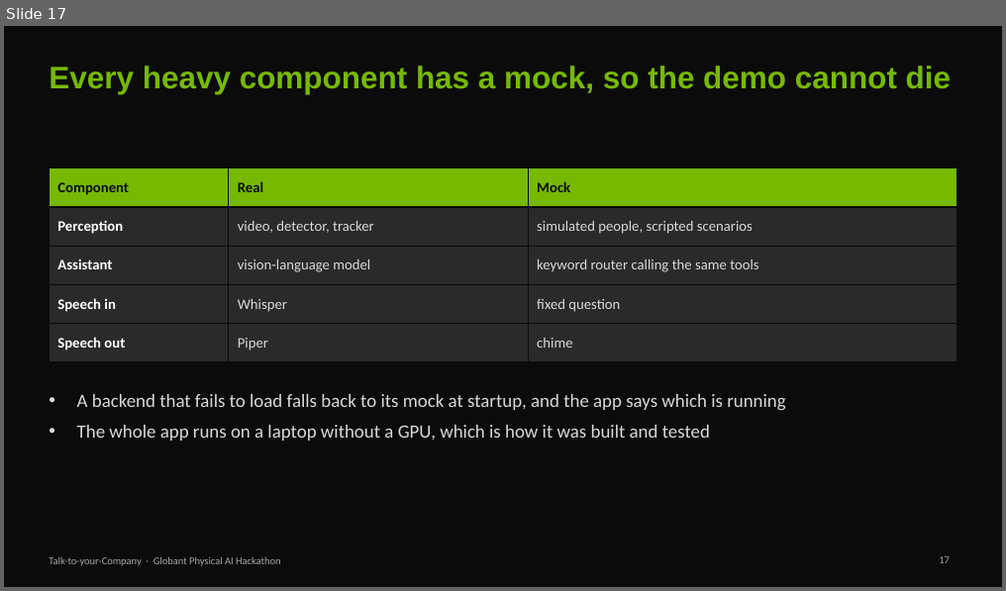
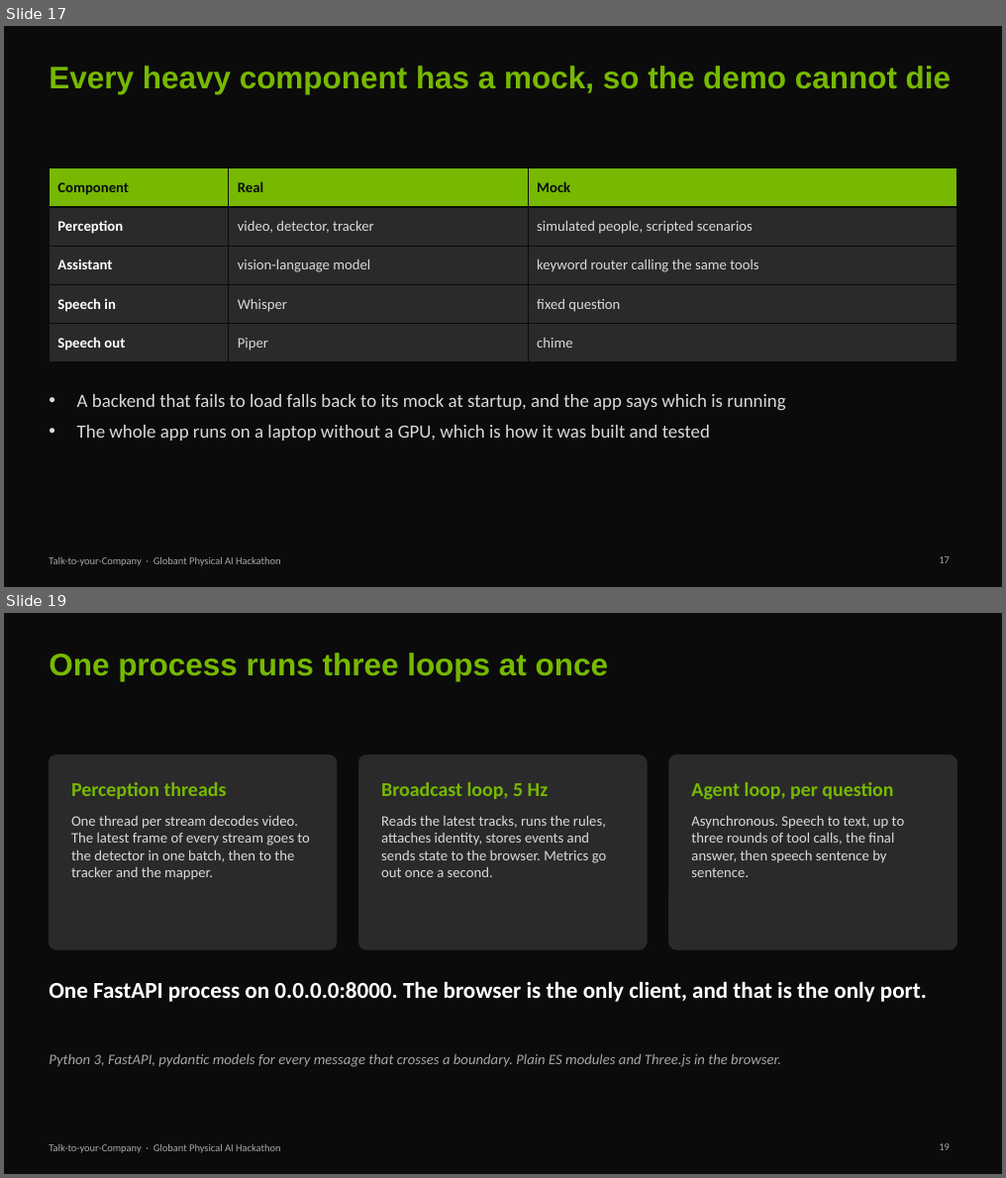
Before and after one commit to Yash-Kavaiya/talk-to-your-company, a slide deck: presentation/talk-to-your-company.pptx. Shown one above the other, each under a label of ours: slide 17 before the commit, slides 17 and 19 after it; the slides between them are not shown. The pictures are 1006x591 and 1006x1178 pixels, drawn with LibreOffice and Linux fonts; fonts in the diff are those of the drawing. Boxes give left, top, right and bottom in pixels: in the first picture for what was removed or moved away, otherwise in the second. Text is boxed around its words. In the diff, an @@ line names an element or a change of style, - is before the commit and + after.

```diff
--- a/presentation/talk-to-your-company.pptx
+++ b/presentation/talk-to-your-company.pptx
@@ slide 19 added at [4, 613, 1002, 1174], background #0B0B0B; not listed: 1 template element that a slide beside it also shows @@
@@ title added at [49, 653, 608, 681], 30 pt, text #76B900, bold @@
+One process runs three loops at once
@@ rounded rectangle added at [49, 756, 337, 950], fill #2A2A2A, outline #2A2A2A 1 pt @@
@@ rounded rectangle added at [358, 756, 647, 950], fill #2A2A2A, outline #2A2A2A 1 pt @@
@@ rounded rectangle added at [669, 756, 957, 950], fill #2A2A2A, outline #2A2A2A 1 pt @@
@@ text added at [71, 782, 227, 799], 19 pt, text #76B900, bold @@
+Perception threads
@@ text added at [381, 782, 548, 799], 19 pt, text #76B900, bold @@
+Broadcast loop, 5 Hz
@@ text added at [691, 782, 893, 800], 19 pt, text #76B900, bold @@
+Agent loop, per question
@@ text added at [71, 816, 310, 880], 14 pt, text #D9D9D9 @@
+One thread per stream decodes video. The latest frame of every stream goes to the detector in one batch, then to the tracker and the mapper.
@@ text added at [381, 816, 607, 877], 14 pt, text #D9D9D9 @@
+Reads the latest tracks, runs the rules, attaches identity, stores events and sends state to the browser. Metrics go out once a second.
@@ text added at [691, 816, 905, 877], 14 pt, text #D9D9D9 @@
+Asynchronous. Speech to text, up to three rounds of tool calls, the final answer, then speech sentence by sentence.
@@ text added at [49, 981, 927, 1002], 22 pt, text #FFFFFF, bold @@
+One FastAPI process on 0.0.0.0:8000. The browser is the only client, and that is the only port.
@@ text added at [49, 1055, 781, 1067], 14 pt, text #A6A6A6, italic @@
+Python 3, FastAPI, pydantic models for every message that crosses a boundary. Plain ES modules and Three.js in the browser.
@@ page number added at [939, 1144, 949, 1151], 10 pt, text #A6A6A6 @@
+19
```
Also in this commit, not shown: 1 slide changed, 13 other slides added, 7 other files.
